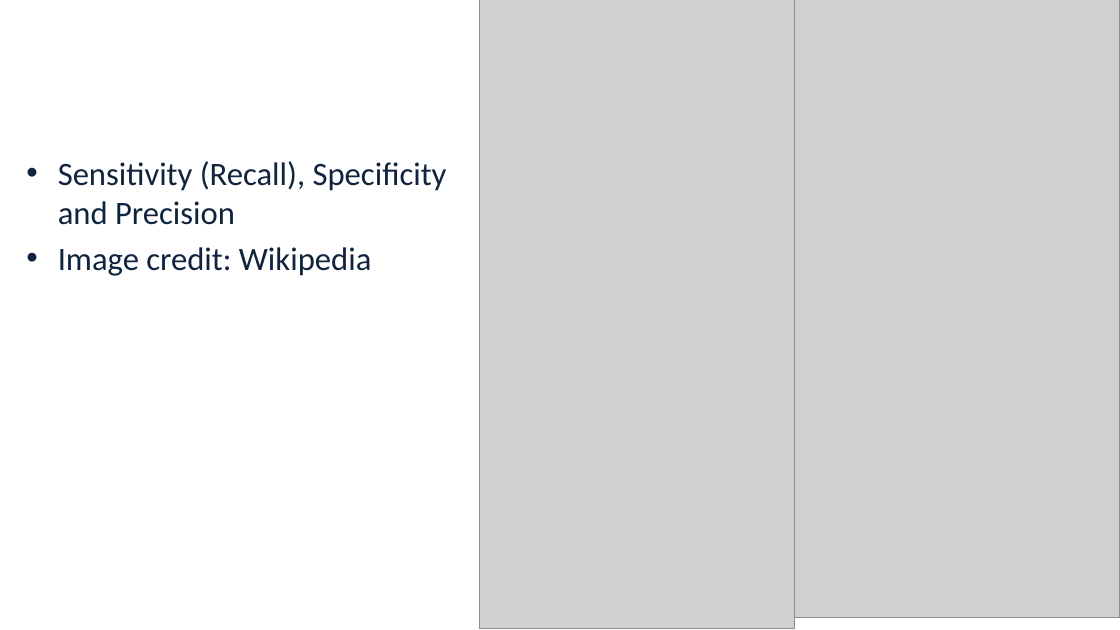
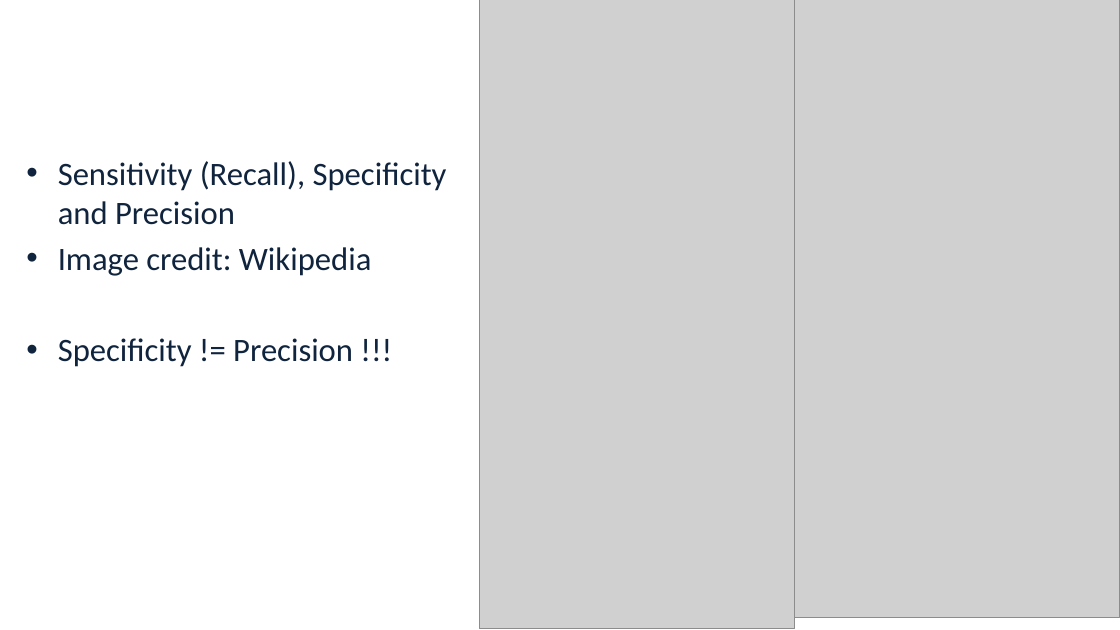
Before and after one commit to alekseyzimin/BME-Algorithms-for-Analysis-of-Genomic-Data, a slide deck: slide 8 of Lectures/Week 10 -- Evaluation of Transcript assemblies.pptx. Drawn at 1120x630 pixels with LibreOffice and Linux fonts; fonts in the diff are those of the drawing; grey boxes stand for pictures; background and template pictures are left out. Boxes give left, top, right and bottom in pixels: in the first picture for what was removed or moved away, otherwise in the second. Text is boxed around its words. In the diff, an @@ line names an element or a change of style, - is before the commit and + after.

```diff
--- a/Lectures/Week 10 -- Evaluation of Transcript assemblies.pptx
+++ b/Lectures/Week 10 -- Evaluation of Transcript assemblies.pptx
@@ text at box(58, 338, 353, 367): paragraph added @@
+• Specificity != Precision !!!
```
Also in this commit, not shown: 4 other slides changed, 2 other files.
